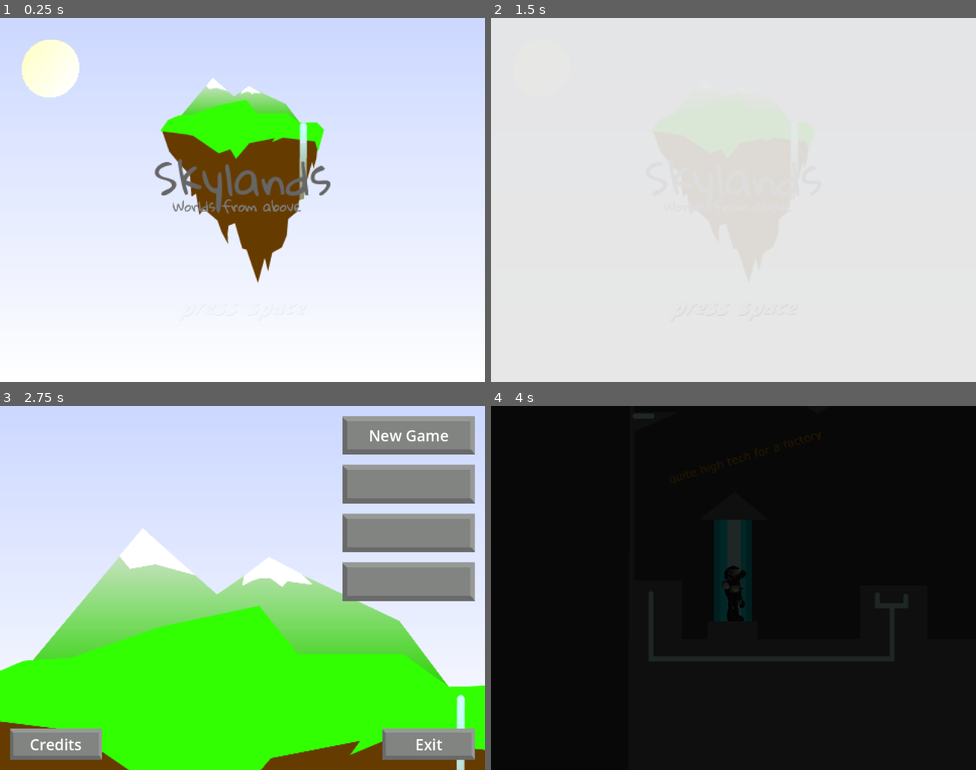
Above: before the commit, frames 1-4 (two rows, left to right).
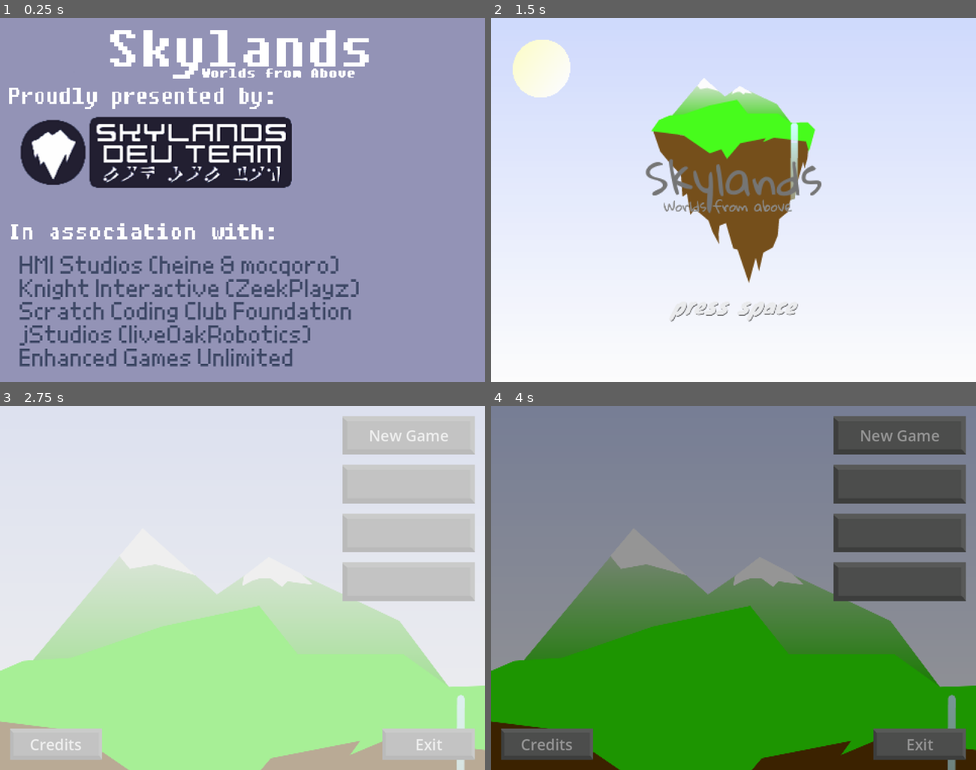
Above: after the commit, the same moments.

Repository: HMI-Studios/Skylands-WFA
Game: Godot game, scene res://ui/Intro.tscn
The game is run twice, just before and just after one commit, with the same random seed, the same clock (stepped at 60 frames per second) and the same inputs. Sound files missing from this copy of the repository are replaced by a short silence.
Inputs (mouse positions are in pixels of both pictures, inside the frame that each line leads up to):
- Up to frame 1 (0.25 s): no input
- Up to frame 2 (1.5 s): tap Enter at 0.5 s; move the mouse to (840, 181) at 0.52 s; hold Space (shoot) 0.53-1.28 s; hold D (move_right) from 0.53 s (still down); tap W (jump) at 0.77 s; move the mouse to (636, 218) at 1.27 s; tap Space (shoot) at 1.35 s
- Up to frame 3 (2.75 s): tap W (jump) at 1.52 s; release D (move_right) at 2 s; click (407, 435) at 2 s, where only the run before the commit has a clickable "New Game"
- Up to frame 4 (4 s): click "New Game" at 2.75 s; click "New Game" at 3.5 s

The runs differ from the first frame. In frame 1, 99% of the frame differs, in the area x 0-100%, y 0-100%; in frame 2, 11%; in frame 3, 56%; in frame 4, 100%.

Commit message:
add gun that shoots bullets

Diff:
--- a/project.godot
+++ b/project.godot
@@ -61,6 +61,7 @@
 shoot={
 "deadzone": 0.5,
 "events": [Object(InputEventKey,"resource_local_to_scene":false,"resource_name":"","device":-1,"window_id":0,"alt_pressed":false,"shift_pressed":false,"ctrl_pressed":false,"meta_pressed":false,"pressed":false,"keycode":0,"physical_keycode":32,"key_label":0,"unicode":32,"echo":false,"script":null)
+, Object(InputEventMouseButton,"resource_local_to_scene":false,"resource_name":"","device":-1,"window_id":0,"alt_pressed":false,"shift_pressed":false,"ctrl_pressed":false,"meta_pressed":false,"button_mask":0,"position":Vector2(0, 0),"global_position":Vector2(0, 0),"factor":1.0,"button_index":1,"canceled":false,"pressed":false,"double_click":false,"script":null)
 ]
 }
 
--- a/scenes/CharacterRig.tscn
+++ b/scenes/CharacterRig.tscn
@@ -568,6 +568,9 @@
 texture = ExtResource("2_yb86i")
 offset = Vector2(7.35767, 25.636)
 
+[node name="FarGunSlot" type="Node2D" parent="Far Hand"]
+position = Vector2(10, 43)
+
 [node name="Hips" type="Sprite2D" parent="."]
 texture = ExtResource("3_00q0m")
 
@@ -636,6 +639,9 @@
 texture = ExtResource("10_5hned")
 offset = Vector2(2.61874, 28.9489)
 
+[node name="NearGunSlot" type="Node2D" parent="Near Hand"]
+position = Vector2(2, 47)
+
 [node name="AnimationPlayer" type="AnimationPlayer" parent="."]
 libraries = {
 "": SubResource("AnimationLibrary_if20f")
--- a/scenes/Level.tscn
+++ /dev/null
@@ -1,6 +0,0 @@
-[gd_scene load_steps=2 format=3 uid="uid://cphh6jruovbte"]
-
-[ext_resource type="Script" path="res://scripts/Level.gd" id="1_4ntli"]
-
-[node name="Level" type="Node2D"]
-script = ExtResource("1_4ntli")
--- a/scenes/Main.tscn
+++ b/scenes/Main.tscn
@@ -1,18 +1,18 @@
-[gd_scene load_steps=4 format=3 uid="uid://ie1465d0h1th"]
+[gd_scene load_steps=4 format=3 uid="uid://c7ltgoh1gwm8k"]
 
 [ext_resource type="PackedScene" uid="uid://br3ubfu76qbp6" path="res://scenes/Player.tscn" id="1_qk22d"]
-[ext_resource type="PackedScene" uid="uid://cphh6jruovbte" path="res://scenes/Level.tscn" id="2_2xpui"]
+[ext_resource type="PackedScene" uid="uid://cphh6jruovbte" path="res://scenes/World.tscn" id="1_x26t4"]
 [ext_resource type="Script" path="res://scripts/Camera.gd" id="3_3x1oi"]
 
 [node name="Main" type="Node2D"]
 
-[node name="Level" parent="." instance=ExtResource("2_2xpui")]
+[node name="World" parent="." instance=ExtResource("1_x26t4")]
 unique_name_in_owner = true
 
 [node name="Player" parent="." instance=ExtResource("1_qk22d")]
 unique_name_in_owner = true
 scale = Vector2(0.166, 0.166)
 
-[node name="Camera" type="Camera2D" parent="."]
+[node name="Camera2D" type="Camera2D" parent="."]
 zoom = Vector2(2.5, 2.5)
 script = ExtResource("3_3x1oi")
--- /dev/null
+++ b/scenes/World.tscn
@@ -0,0 +1,9 @@
+[gd_scene load_steps=2 format=3 uid="uid://cphh6jruovbte"]
+
+[ext_resource type="Script" path="res://scripts/Level.gd" id="1_j20gn"]
+
+[node name="World" type="Node2D"]
+script = ExtResource("1_j20gn")
+
+[node name="Level" type="Node2D" parent="."]
+unique_name_in_owner = true
--- /dev/null
+++ b/scenes/items/GDFSER.tscn
@@ -0,0 +1,11 @@
+[gd_scene load_steps=3 format=3 uid="uid://ceah6cmx3e2vk"]
+
+[ext_resource type="Texture2D" uid="uid://chtwpp12mhpkd" path="res://assets/items/GDFSER.png" id="1_tpi21"]
+[ext_resource type="Script" path="res://scripts/items/GDFSER.gd" id="2_w4x84"]
+
+[node name="Gun" type="Sprite2D"]
+scale = Vector2(3, 3)
+texture = ExtResource("1_tpi21")
+centered = false
+offset = Vector2(-8, -6)
+script = ExtResource("2_w4x84")
--- /dev/null
+++ b/scenes/items/GDFSERBullet.tscn
@@ -0,0 +1,24 @@
+[gd_scene load_steps=4 format=3 uid="uid://dyxdmsj8oe7f"]
+
+[ext_resource type="Texture2D" uid="uid://d1x4fs547l7yo" path="res://assets/items/GDFSER-bullet.png" id="1_bw0sw"]
+[ext_resource type="Script" path="res://scripts/items/GDFSERBullet.gd" id="1_xse1l"]
+
+[sub_resource type="CircleShape2D" id="CircleShape2D_7pac0"]
+radius = 5.0
+
+[node name="GDFSERBullet" type="RigidBody2D"]
+continuous_cd = 1
+max_contacts_reported = 1
+contact_monitor = true
+script = ExtResource("1_xse1l")
+
+[node name="CollisionShape2D" type="CollisionShape2D" parent="."]
+rotation = 1.5708
+scale = Vector2(0.8, 0.8)
+shape = SubResource("CircleShape2D_7pac0")
+
+[node name="Sprite2D" type="Sprite2D" parent="CollisionShape2D"]
+rotation = -1.5708
+texture = ExtResource("1_bw0sw")
+
+[connection signal="body_entered" from="." to="." method="_on_body_entered"]
--- a/scenes/levels/Lab.tscn
+++ b/scenes/levels/Lab.tscn
@@ -91,7 +91,7 @@
 [node name="CollisionPolygon2D" type="CollisionPolygon2D" parent="Hitboxes/StaticBody2D"]
 position = Vector2(-40.1009, -9.78261)
 scale = Vector2(1.25315, 0.905797)
-polygon = PackedVector2Array(64, -0.400002, 64, 22, 194, 21. …(183 unchanged characters)… 269.2, 58.8, -23.2, 58.8, -100, 58.8, -98, -385.2, -91.2, -384.8, -92.0589, -265.2, -36.4, -265.2, -92,  …(81 unchanged characters)…
+polygon = PackedVector2Array(64, -0.400002, 64, 22, 194, 21. …(183 unchanged characters)… 269.2, 58.8, -23.2, 58.8, -100, 58.8, -99.28, -255.147, -98.8001, -464.4, -92.4001, -464.4, -92.0589, -265.2, -36.4, -265.2, -92,  …(81 unchanged characters)…
 
 [node name="CollisionPolygon2D2" type="CollisionPolygon2D" parent="Hitboxes/StaticBody2D"]
 position = Vector2(-40.1009, -9.78261)
--- a/scripts/Global.gd
+++ b/scripts/Global.gd
@@ -1,6 +1,6 @@
 extends Node
 
-var play_music = false
+var play_music = true
 
 var gravity_vector : Vector2 = ProjectSettings.get_setting("physics/2d/default_gravity_vector")
 var gravity_magnitude : int = ProjectSettings.get_setting("physics/2d/default_gravity")
--- a/scripts/Level.gd
+++ b/scripts/Level.gd
@@ -15,7 +15,7 @@
 func set_level(path):
     var scene = load("res://scenes/levels/%s.tscn" % path)
     level = scene.instantiate()
-    add_child(level)
+    %Level.add_child(level)
 
 
 func get_spawn_pos():
--- a/scripts/Player.gd
+++ b/scripts/Player.gd
@@ -10,9 +10,14 @@
 @onready var rig = get_node("CharacterRig")
 @onready var near_arm = rig.get_node("Hips/Torso/RemoteNearArm")
 @onready var near_hand = rig.get_node("Hips/Torso/RemoteNearArm/RemoteNearHand")
+@onready var near_gun = rig.get_node("Near Hand/NearGunSlot")
 @onready var far_arm = rig.get_node("Hips/Torso/RemoteFarArm")
 @onready var far_hand = rig.get_node("Hips/Torso/RemoteFarArm/RemoteFarHand")
+@onready var far_gun = rig.get_node("Far Hand/FarGunSlot")
 var aim_angle
+
+var is_gun_in_right_hand
+var gun = preload("res://scenes/items/GDFSER.tscn").instantiate()
 
 # Called when the node enters the scene tree for the first time.
 func _ready():
@@ -20,7 +25,12 @@
     # var character_rig_scene = load("res://CharacterRig.tscn")
     animation_player = get_node("CharacterRig/AnimationPlayer")
     # animation_player.connect("animation_finished", self._on_animation_finished)
-    position = %Level.get_spawn_pos()
+    position = %World.get_spawn_pos()
+    is_gun_in_right_hand = true
+    near_gun.add_child(gun)
+#    gun.position = Vector2(0, 65)
+    gun.rotation = PI/2
+
 
 # Called every frame. 'delta' is the elapsed time since the previous frame.
 func _physics_process(delta):
@@ -31,25 +41,43 @@
     if !Global.can_wall_jump and is_on_floor():
         Global.can_wall_jump = true
 
+    handle_gun()
+
+func handle_gun():
     var mouse_pos = get_global_mouse_position()
     var look_vec = mouse_pos - position
     var facing_angle = look_vec.angle()
     aim_angle = facing_angle
+    var aim_vec = look_vec.normalized()
     var facing_right = rad_to_deg(abs(facing_angle)) <= 90
     if facing_right:
         if look_vec.length() > 22:
-            aim_angle = (mouse_pos - near_hand.global_position).angle()
+            aim_vec = (mouse_pos - near_hand.global_position).normalized()
+            aim_angle = aim_vec.angle()
         rig.scale.x = 1
         far_arm.rotation = 0
         near_arm.rotation = aim_angle - PI/2
         near_hand.rotation = 0.1
+        if !is_gun_in_right_hand:
+            far_gun.remove_child(gun)
+            is_gun_in_right_hand = true
+            near_gun.add_child(gun)
     else:
         if look_vec.length() > 22:
-            aim_angle = (mouse_pos - far_hand.global_position).angle()
+            aim_vec = (mouse_pos - far_hand.global_position).normalized()
+            aim_angle = aim_vec.angle()
         rig.scale.x = -1
         near_arm.rotation = 0
         far_arm.rotation = -aim_angle + PI/2
         far_hand.rotation = 0.1
+        if is_gun_in_right_hand:
+            near_gun.remove_child(gun)
+            is_gun_in_right_hand = false
+            far_gun.add_child(gun)
+
+    if Input.is_action_pressed("shoot"):
+        gun.shoot(aim_vec)
+
 
 func horizontal_movement():
     var horizontal_input = Input.get_action_strength("move_right") - Input.get_action_strength("move_left")
--- /dev/null
+++ b/scripts/items/GDFSER.gd
@@ -0,0 +1,26 @@
+extends Sprite2D
+
+
+var Bullet = preload("res://scenes/items/GDFSERBullet.tscn")
+var cooldown = 0
+
+
+# Called when the node enters the scene tree for the first time.
+func _ready():
+    pass # Replace with function body.
+
+
+# Called every frame. 'delta' is the elapsed time since the previous frame.
+func _process(delta):
+    if cooldown > 0:
+        cooldown = max(cooldown - delta, 0)
+
+
+func shoot(vec):
+    if cooldown == 0:
+        cooldown = 0.33
+        var bullet = Bullet.instantiate()
+        bullet.apply_impulse(vec * 1000)
+        bullet.position = global_position + (vec*15)
+        bullet.rotation = global_rotation
+        get_node('/root/Main/World').add_child(bullet)
--- /dev/null
+++ b/scripts/items/GDFSERBullet.gd
@@ -0,0 +1,28 @@
+extends RigidBody2D
+
+
+@onready var level = get_node('/root/Main/World/Level')
+@onready var world = get_node('/root/Main/World/Level')
+var start_speed = 0
+
+
+func _ready():
+    pass # Replace with function body.
+
+
+func remove():
+    world.remove_child(self)
+    queue_free()
+
+
+#func _process(delta):
+#    var speed = linear_velocity.length()
+#    if start_speed == 0 and speed > 0:
+#        start_speed = speed
+#    if speed < (start_speed * 0.9):
+#        remove()
+
+
+func _on_body_entered(body):
+    if level.is_ancestor_of(body):
+        remove()
--- a/scripts/levels/Elevator.gd
+++ b/scripts/levels/Elevator.gd
@@ -16,9 +16,10 @@
 
 
 func _on_body_entered(body):
-#    body.velocity += -Global.gravity
-    bodies[body] = true
+    if is_instance_of(body, CharacterBody2D):
+        bodies[body] = true
 
 
 func _on_body_exited(body):
-    bodies.erase(body)
+    if is_instance_of(body, CharacterBody2D):
+        bodies.erase(body)
Binary file added: assets/items/GDFSER-bullet.png
Not shown, added: assets/items/GDFSER-bullet.png.import
Binary file added: assets/items/GDFSER.png
Not shown, added: assets/items/GDFSER.png.import
Not shown, added: scenes/items/GDF3481.tmp
Not shown, added: scenes/items/GDF9180.tmp
